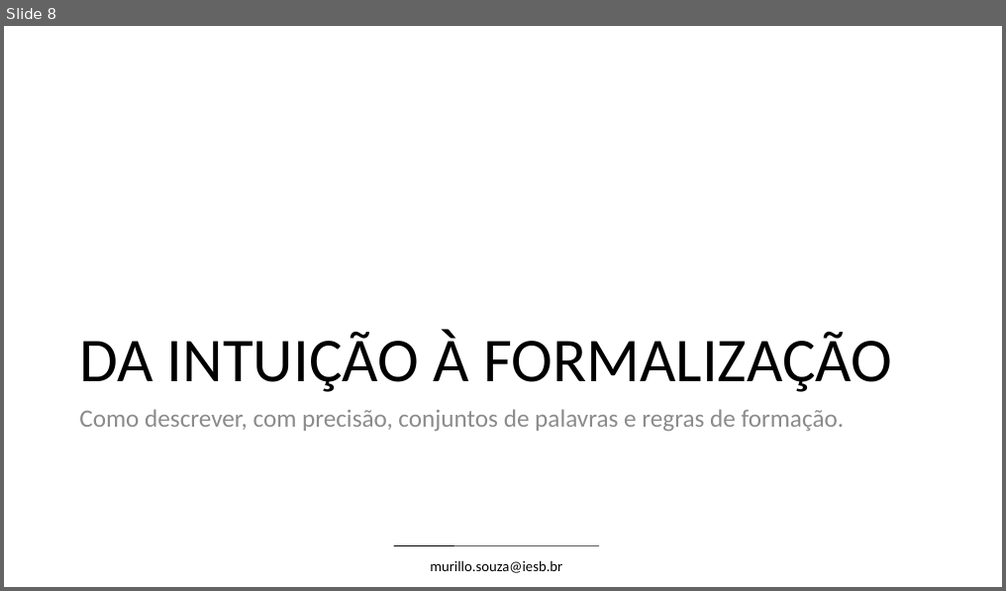
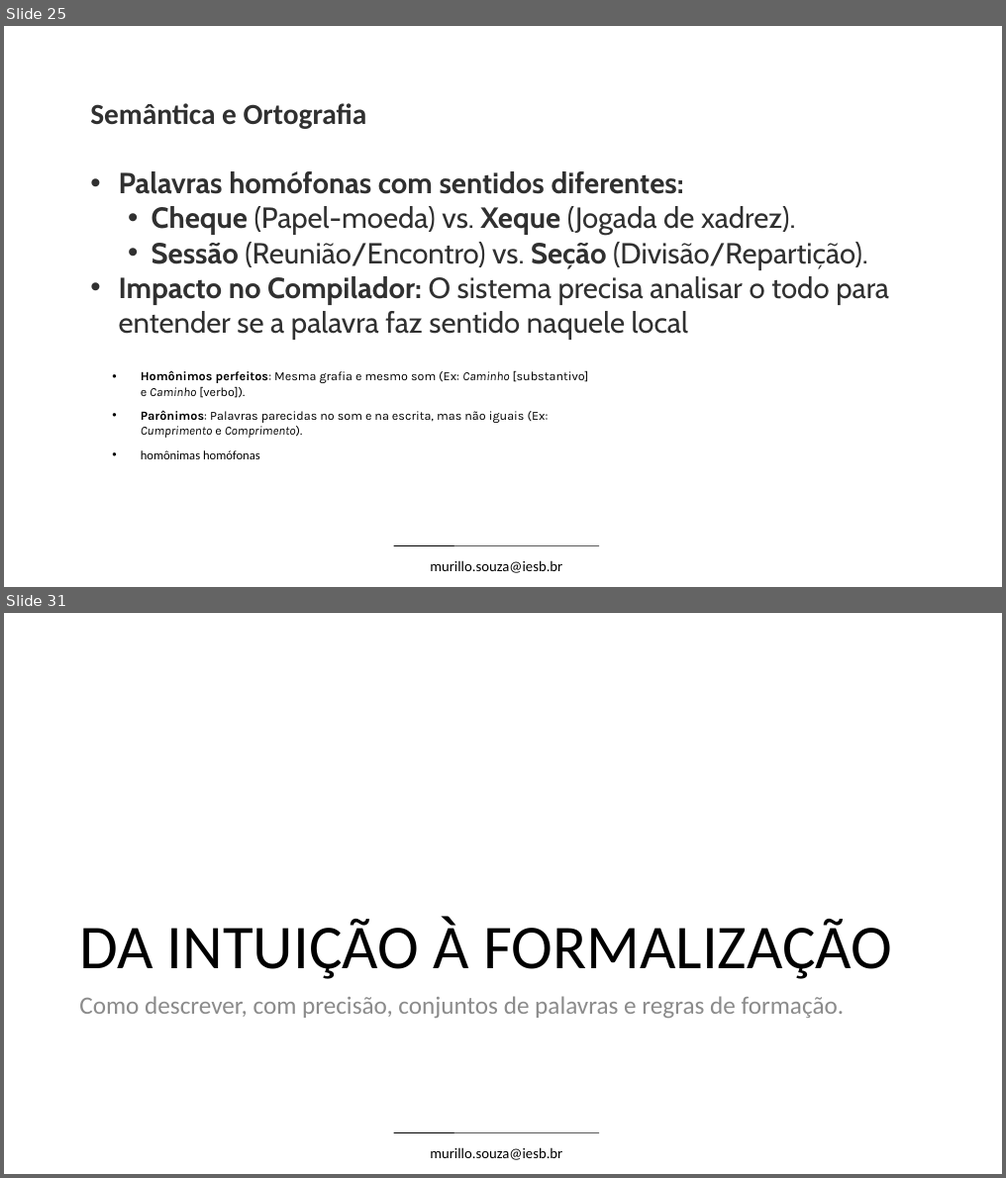
Before and after one commit to Thaynara3/linguagens_formais_e_automatos, a slide deck: conteudo/Unidade_1_Linguagens_Formais_e_Automatos.pptx. Shown one above the other, each under a label of ours: slide 8 before the commit, slides 25 and 31 after it; the slides between them are not shown. The pictures are 1006x591 and 1006x1178 pixels, drawn with LibreOffice and Linux fonts; fonts in the diff are those of the drawing; background and template pictures are left out. Boxes give left, top, right and bottom in pixels: in the first picture for what was removed or moved away, otherwise in the second. Text is boxed around its words. In the diff, an @@ line names an element or a change of style, - is before the commit and + after.

```diff
--- a/conteudo/Unidade_1_Linguagens_Formais_e_Automatos.pptx
+++ b/conteudo/Unidade_1_Linguagens_Formais_e_Automatos.pptx
@@ slide 25 added at (4,26,1002,587), background #FFFFFF; not listed: 2 template elements that a slide beside it also shows @@
@@ text added at (90,103,889,340), 28 pt, text #303030 @@
+Semântica e Ortografia
+• Palavras homófonas com sentidos diferentes:
+  • Cheque (Papel-moeda) vs. Xeque (Jogada de xadrez).
+  • Sessão (Reunião/Encontro) vs. Seção (Divisão/Repartição).
+• Impacto no Compilador: O sistema precisa analisar o todo para entender se a palavra faz sentido naquele local
@@ text added at (141,371,589,460), 12 pt, text #000000 @@
+• Homônimos perfeitos: Mesma grafia e mesmo som (Ex: Caminho [substantivo] e Caminho [verbo]).
+• Parônimos: Palavras parecidas no som e na escrita, mas não iguais (Ex: Cumprimento e Comprimento).
+• homônimas homófonas
@@ what was slide 8 is now slide 31 @@
```
Also in this commit, not shown: 22 other slides added.
